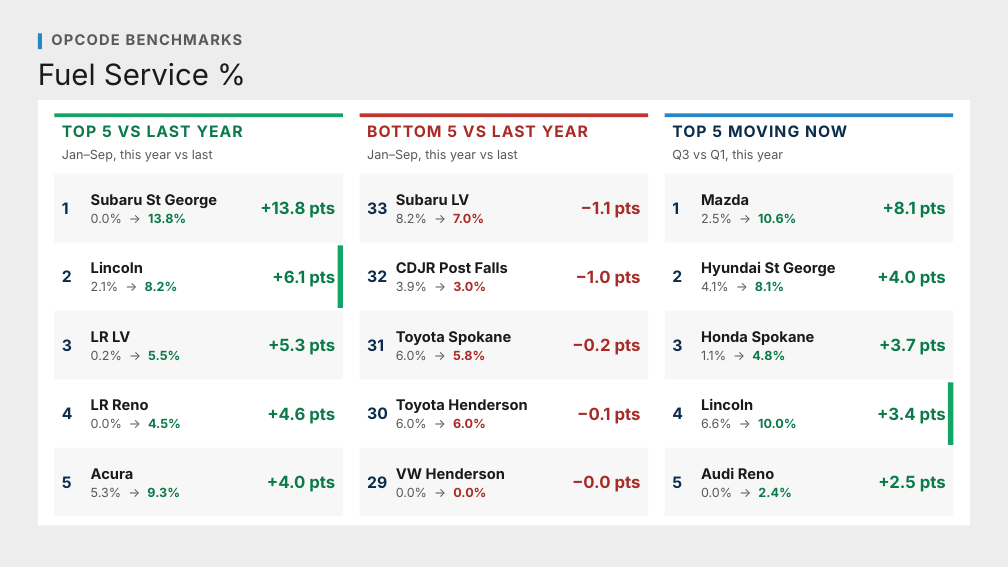
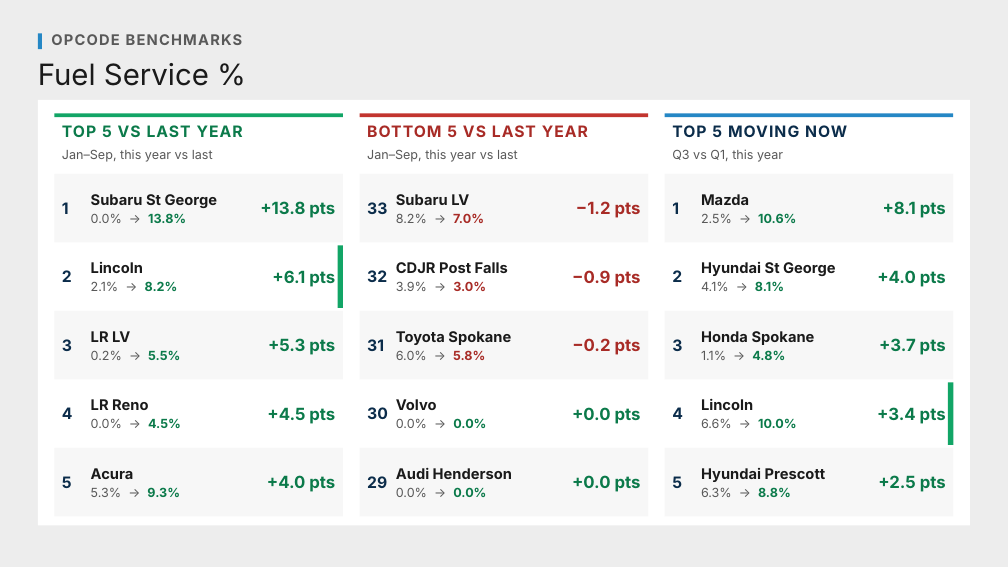
Before and after one commit to Ndresner/Noah, a slide deck: slide 109 of day2-deck/decks/Fixed Ops - Day 2 Example Test Deck.pptx. Drawn at 1008x567 pixels with LibreOffice and Linux fonts; fonts in the diff are those of the drawing. Boxes give left, top, right and bottom in pixels: in the first picture for what was removed or moved away, otherwise in the second. Text is boxed around its words. In the diff, an @@ line names an element or a change of style, - is before the commit and + after.

```diff
--- a/day2-deck/decks/Fixed Ops - Day 2 Example Test Deck.pptx
+++ b/day2-deck/decks/Fixed Ops - Day 2 Example Test Deck.pptx
@@ text at (576, 201, 641, 218): text changed @@
-−1.1 pts
+−1.2 pts
@@ text at (572, 270, 641, 287): text changed @@
-−1.0 pts
+−0.9 pts
@@ text at (267, 407, 335, 424): text changed @@
-+4.6 pts
++4.5 pts
@@ text at (396, 399, 486, 428): text changed; size 14 to 12 pt @@
-Toyota Henderson
-6.0% → 6.0%
+Volvo
+0.0% → 0.0%
@@ text at (572, 407, 641, 424): text changed; text colour #A82B26 to #0B7A4A @@
-−0.1 pts
++0.0 pts
@@ text at (396, 468, 512, 479): text changed @@
-VW Henderson
+Audi Henderson
@@ text at (572, 475, 641, 492): text changed; text colour #A82B26 to #0B7A4A @@
-−0.0 pts
++0.0 pts
@@ text at (701, 468, 826, 497): text changed; size 12 to 14 pt @@
-Audi Reno
-0.0% → 2.4%
+Hyundai Prescott
+6.3% → 8.8%
@@ text at (396, 487, 486, 497): text colour #A82B26 to #0B7A4A in "0.0%" @@
```
Also in this commit, not shown: 74 other slides changed, 52 other files.
